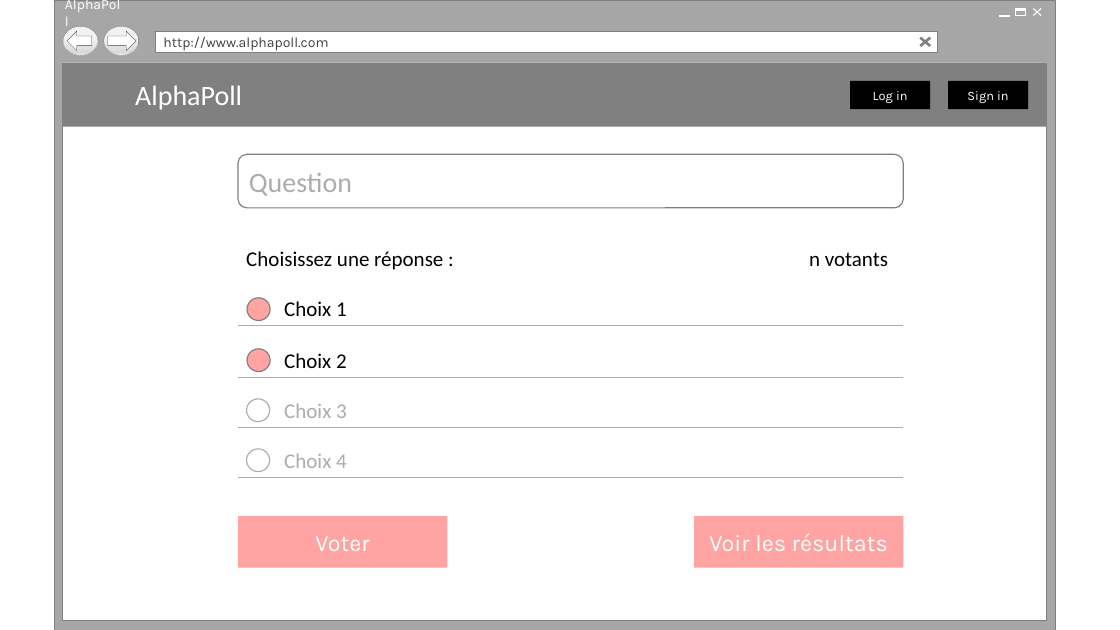
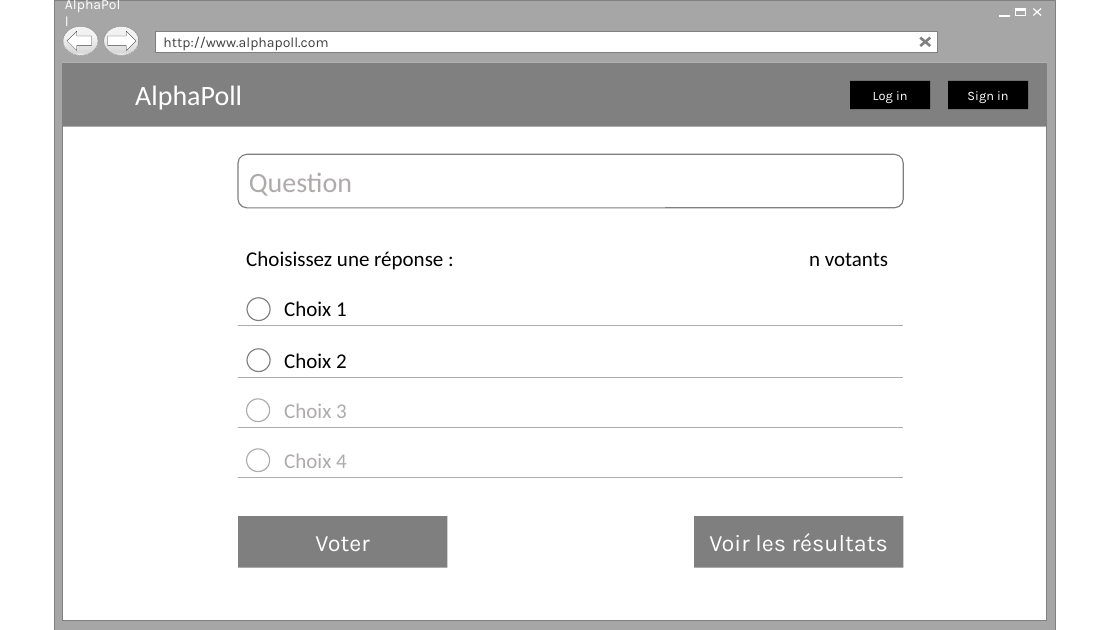
Before and after one commit to mmfurlanmm/CoursCCI-ExercicesGIT, a slide deck: slide 13 of Maquette Projet.pptx. Drawn at 1120x630 pixels with LibreOffice and Linux fonts; fonts in the diff are those of the drawing; background and template pictures are left out. Boxes give left, top, right and bottom in pixels: in the first picture for what was removed or moved away, otherwise in the second. Text is boxed around its words. In the diff, an @@ line names an element or a change of style, - is before the commit and + after.

```diff
--- a/Maquette Projet.pptx
+++ b/Maquette Projet.pptx
@@ ellipse at <box>247,298,271,321</box>: fill #FFA3A3 to #FFFFFF @@
@@ ellipse at <box>247,349,271,371</box>: fill #FFA3A3 to #FFFFFF @@
@@ rectangle "Voter" at <box>238,517,447,568</box>: fill #FFA3A3 to #7F7F7F @@
@@ rectangle "Voir les résultats" at <box>694,517,903,568</box>: fill #FFA3A3 to #7F7F7F @@
```
Also in this commit, not shown: 13 other slides changed, 9 other files.
